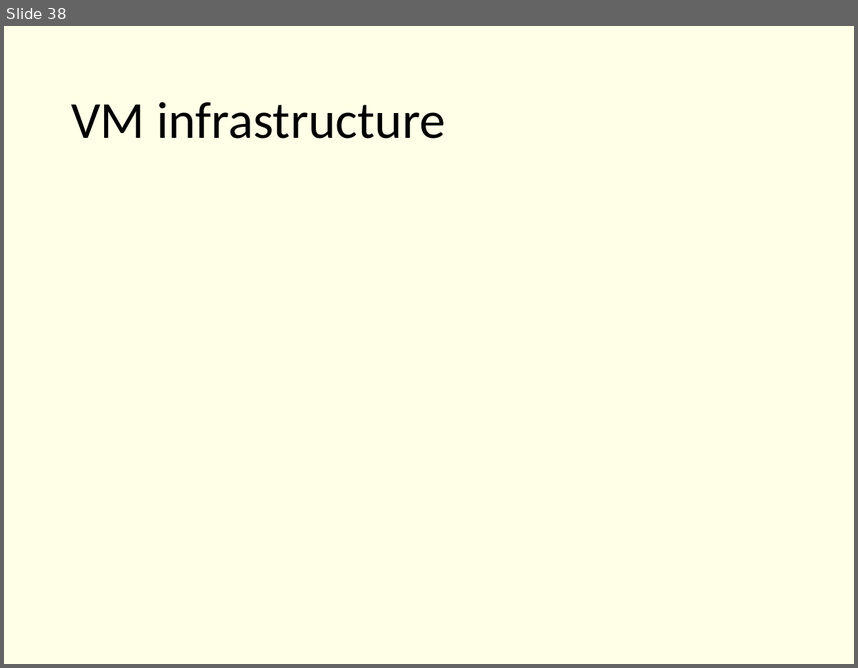
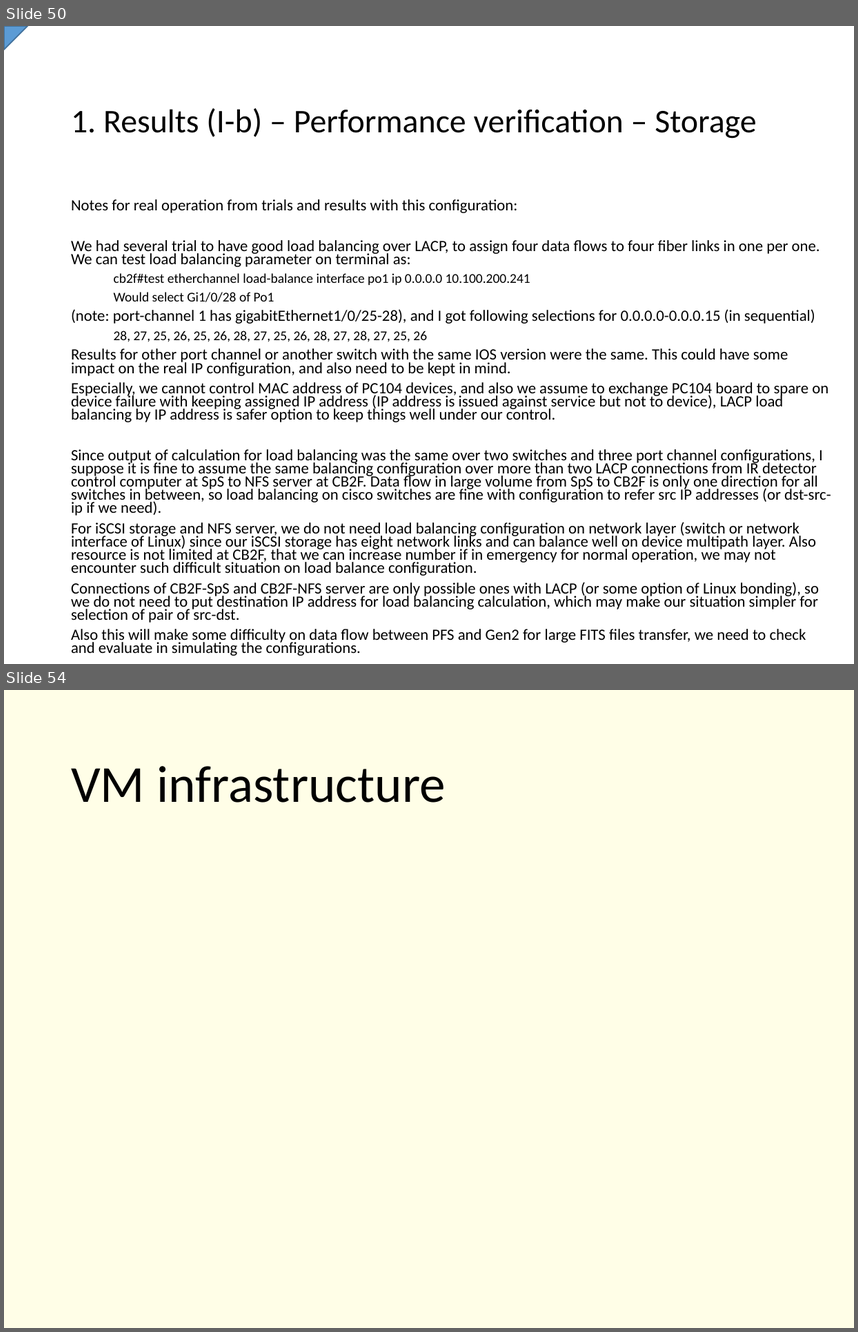
Before and after one commit to Subaru-PFS/ics_doc, a slide deck: SSN-00029.pptx. Shown one above the other, each under a label of ours: slide 38 before the commit, slides 50 and 54 after it; the slides between them are not shown. The pictures are 858x668 and 858x1332 pixels, drawn with LibreOffice and Linux fonts; fonts in the diff are those of the drawing. Boxes give left, top, right and bottom in pixels: in the first picture for what was removed or moved away, otherwise in the second. Text is boxed around its words. In the diff, an @@ line names an element or a change of style, - is before the commit and + after.

Commit message:
completed 1st draft for storage part

```diff
--- a/SSN-00029.pptx
+++ b/SSN-00029.pptx
@@ slide 50 added at [4,26,854,664], background #FFFFFF @@
@@ freeform shape added at [4,26,27,49], fill #5B9BD5, outline #43739E 1 pt @@
@@ title added at [71,108,756,138], 28 pt, text #000000 @@
+1. Results (I-b) – Performance verification – Storage
@@ text added at [71,199,831,655], 13.3 pt, text #000000 @@
+Notes for real operation from trials and results with this configuration:
+We had several trial to have good load balancing over LACP, to assign four data flows to four fiber links in one per one. We can test load balancing parameter on terminal as:
+  cb2f#test etherchannel load-balance interface po1 ip 0.0.0.0 10.100.200.241
+  Would select Gi1/0/28 of Po1
+(note: port-channel 1 has gigabitEthernet1/0/25-28), and I got following selections for 0.0.0.0-0.0.0.15 (in sequential)
+  28, 27, 25, 26, 25, 26, 28, 27, 25, 26, 28, 27, 28, 27, 25, 26
+Results for other port channel or another switch with the same IOS version were the same. This could have some impact on the real IP configuration, and also need to be kept in mind.
+Especially, we cannot control MAC address of PC104 devices, and also we assume to exchange PC104 board to spare on device failure with keeping assigned IP address (IP address is issued against service but not to device), LACP load balancing by IP address is safer option to keep things well under our control.
+Since output of calculation for load balancing was the same over two switches and three port channel configurations, I suppose it is fine to assume the same balancing configuration over more than two LACP connections from IR detector control computer at SpS to NFS server at CB2F. Data flow in large volume from SpS to CB2F is only one direction for all switches in between, so load balancing on cisco switches are fine with configuration to refer src IP addresses (or dst-src-ip if we need).
+For iSCSI storage and NFS server, we do not need load balancing configuration on network layer (switch or network interface of Linux) since our iSCSI storage has eight network links and can balance well on device multipath layer. Also resource is not limited at CB2F, that we can increase number if in emergency for normal operation, we may not encounter such difficult situation on load balance configuration.
+Connections of CB2F-SpS and CB2F-NFS server are only possible ones with LACP (or some option of Linux bonding), so we do not need to put destination IP address for load balancing calculation, which may make our situation simpler for selection of pair of src-dst.
+Also this will make some difficulty on data flow between PFS and Gen2 for large FITS files transfer, we need to check and evaluate in simulating the configurations.
@@ what was slide 38 is now slide 54 @@
```
Also in this commit, not shown: 8 slides changed, 16 other slides added, 6 slides removed.
